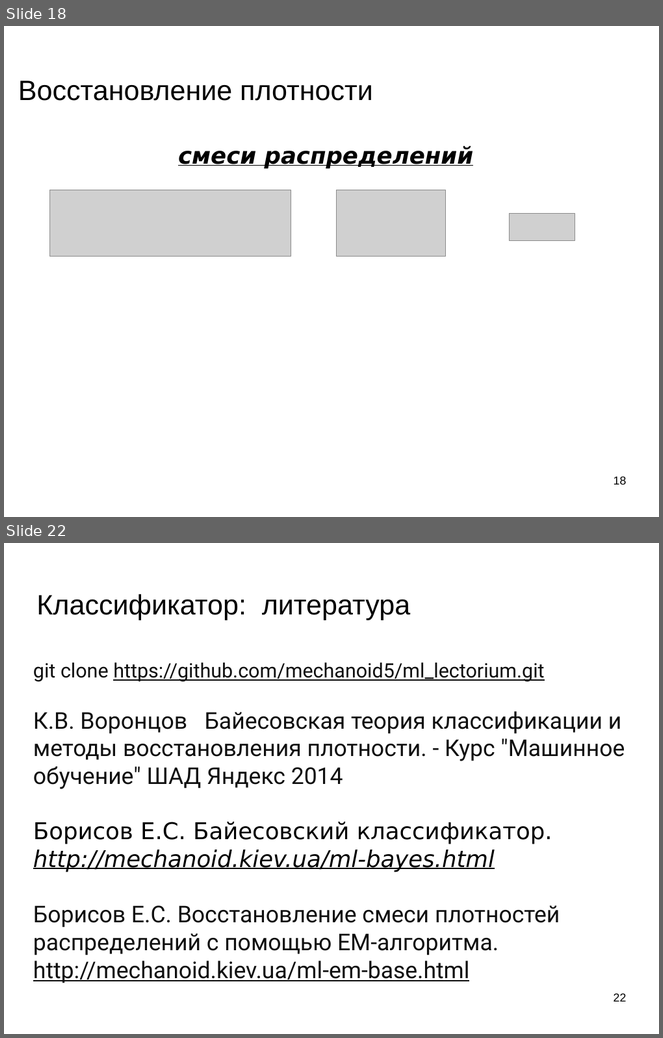
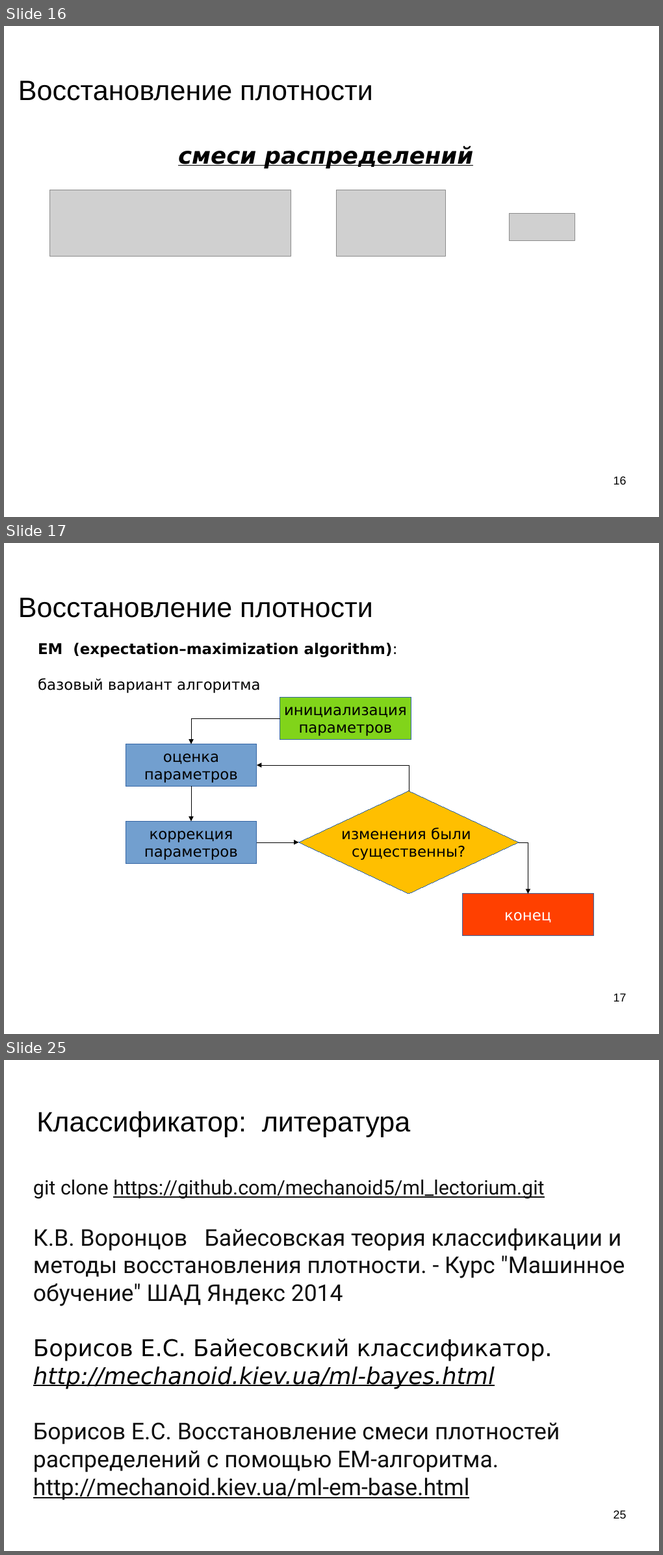
Before and after one commit to mechanoid5/ml_lectorium_legacy, a slide deck: 05-em.odp. Shown one above the other, each under a label of ours: slides 18 and 22 before the commit, slides 16, 17 and 25 after it; the slides between them are not shown. The pictures are 663x1038 and 663x1555 pixels, drawn with LibreOffice and Linux fonts; fonts in the diff are those of the drawing; grey boxes stand for pictures; background and template pictures are left out. Boxes give left, top, right and bottom in pixels: in the first picture for what was removed or moved away, otherwise in the second. Text is boxed around its words. In the diff, an @@ line names an element or a change of style, - is before the commit and + after.

```diff
--- a/05-em.odp
+++ b/05-em.odp
@@ slide 17 added at bbox=[4, 543, 659, 1034], background picture (left out) @@
@@ title added at bbox=[18, 598, 373, 618], 33.9 pt, text #000000 @@
+Восстановление плотности
@@ text added at bbox=[38, 642, 398, 693], 18 pt, text #000000, bold @@
+EM (expectation–maximization algorithm):
+базовый вариант алгоритма
@@ rectangle added at bbox=[280, 698, 412, 740], fill #81D41A, outline #3465A4 0 pt, 18 pt, text #000000 @@
+инициализация
+параметров
@@ elbow arrow added from (280, 719) to (191, 745), #000000 0 pt @@
@@ rectangle added at bbox=[126, 745, 257, 787], fill #729FCF, outline #3465A4 0 pt, 18 pt, text #000000 @@
+оценка
+параметров
@@ elbow arrow added from (409, 791) to (257, 765), #000000 0 pt @@
@@ elbow arrow added from (191, 786) to (191, 822), #000000 0 pt @@
@@ diamond added at bbox=[299, 791, 519, 894], fill #FFBF00, outline #3465A4 0 pt, 18 pt, text #000000 @@
+изменения были
+существенны?
@@ rectangle added at bbox=[126, 822, 257, 864], fill #729FCF, outline #3465A4 0 pt, 18 pt, text #000000 @@
+коррекция
+параметров
@@ elbow arrow added from (257, 843) to (299, 843), #000000 0 pt @@
@@ elbow arrow added from (519, 843) to (529, 895), #000000 0 pt @@
@@ rectangle added at bbox=[463, 895, 594, 937], fill #FF4000, outline #3465A4 0 pt, 18 pt, text #FFFFFF @@
+конец
@@ page number added at bbox=[614, 993, 627, 1002], 14 pt, text #000000 @@
+17
@@ what was slide 18 is now slide 16 @@
@@ page number at bbox=[614, 476, 627, 485]: text changed @@
-18
+16
@@ what was slide 22 is now slide 25 @@
@@ page number at bbox=[614, 1510, 627, 1519]: text changed @@
-22
+25
```
Also in this commit, not shown: 6 slides changed, 4 other slides added, 2 slides removed, 3 other files.
